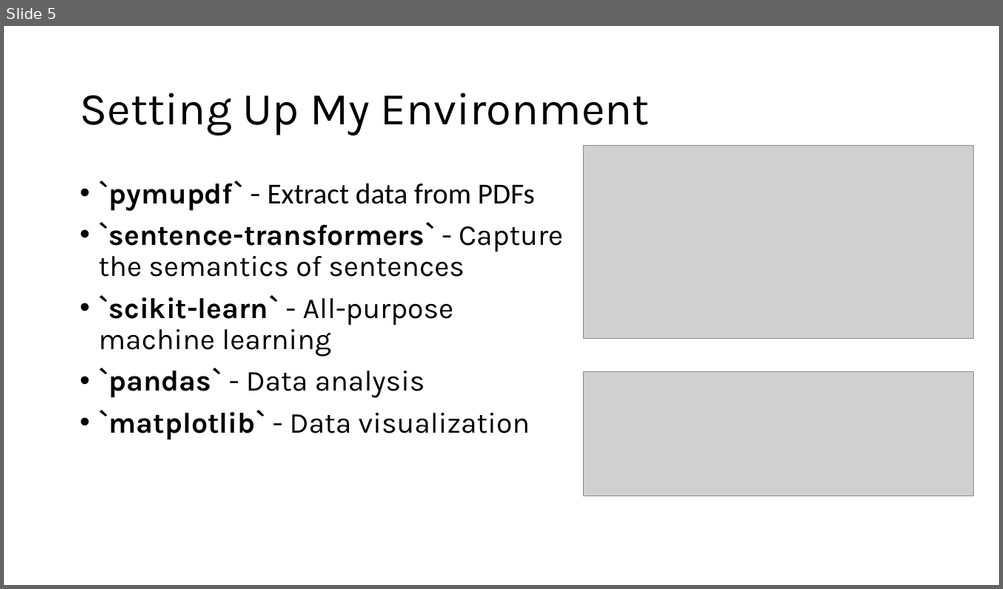
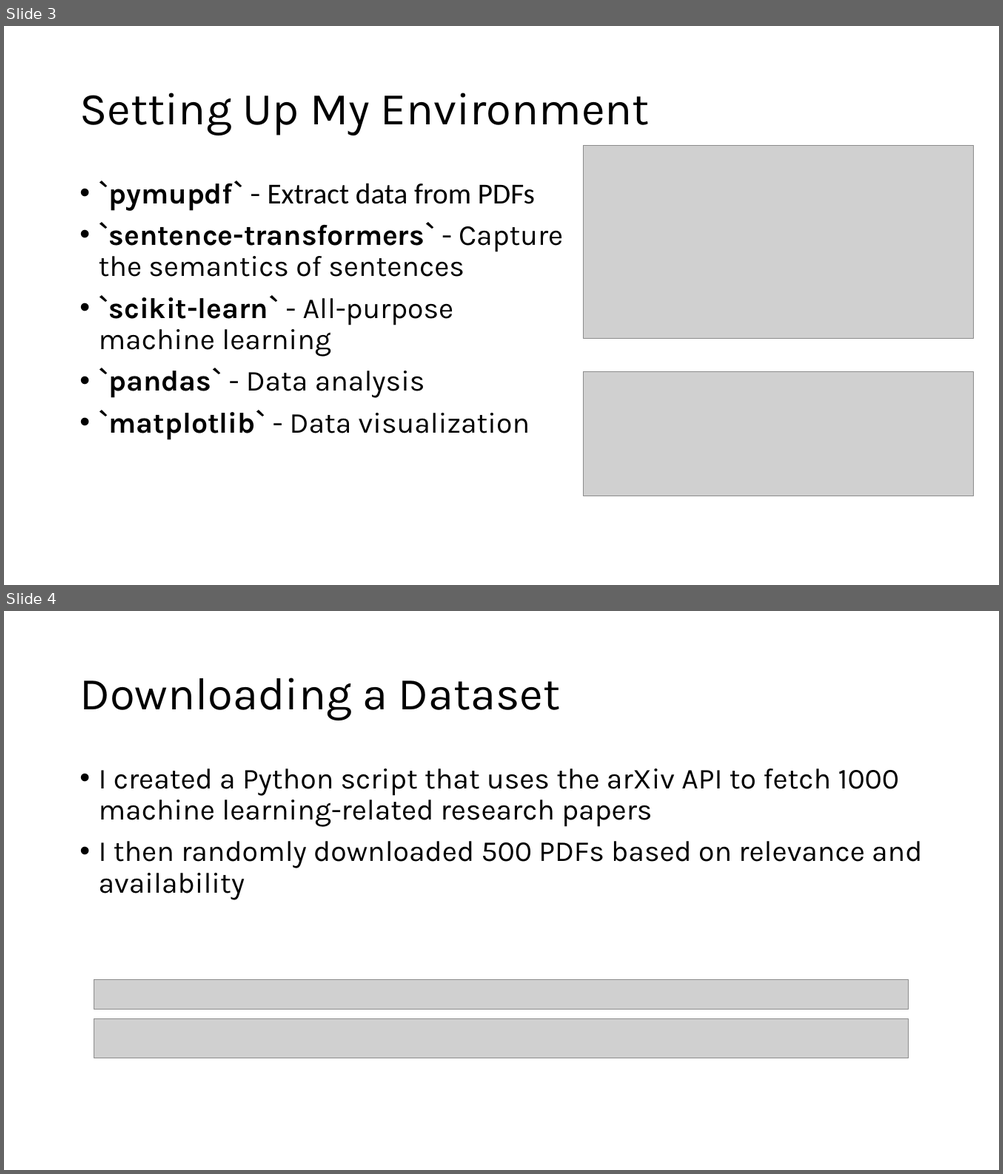
Before and after one commit to henryroeth/research-paper-organizer, a slide deck: docs/Progress_Report_1_HKR.pptx. Shown one above the other, each under a label of ours: slide 5 before the commit, slides 3 and 4 after it. The pictures are 1003x589 and 1003x1174 pixels, drawn with LibreOffice and Linux fonts; fonts in the diff are those of the drawing; grey boxes stand for pictures. Boxes give left, top, right and bottom in pixels: in the first picture for what was removed or moved away, otherwise in the second. Text is boxed around its words. In the diff, an @@ line names an element or a change of style, - is before the commit and + after.

```diff
--- a/docs/Progress_Report_1_HKR.pptx
+++ b/docs/Progress_Report_1_HKR.pptx
@@ slide 4 added at (4,611,999,1170), background #FFFFFF @@
@@ title added at (79,678,560,721), 44 pt, text #000000 @@
+Downloading a Dataset
@@ text added at (99,769,922,900), 28 pt, text #000000 @@
+• I created a Python script that uses the arXiv API to fetch 1000 machine learning-related research papers
+• I then randomly downloaded 500 PDFs based on relevance and availability
@@ picture added at (94,980,908,1010) @@
@@ picture added at (94,1019,908,1059) @@
@@ what was slide 5 is now slide 3 @@
```
Also in this commit, not shown: 2 slides changed, 2 slides removed, 6 other files.
